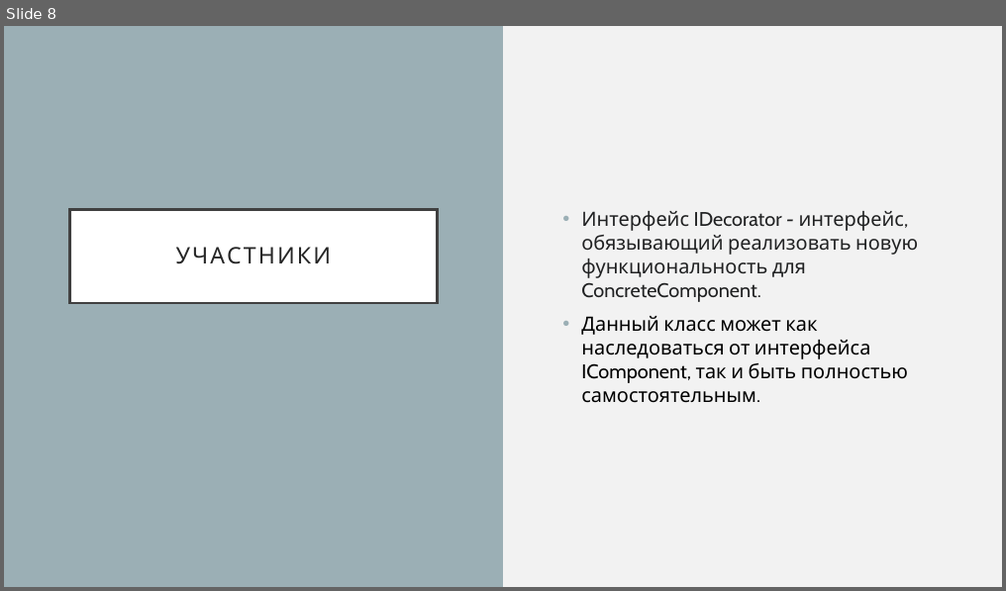
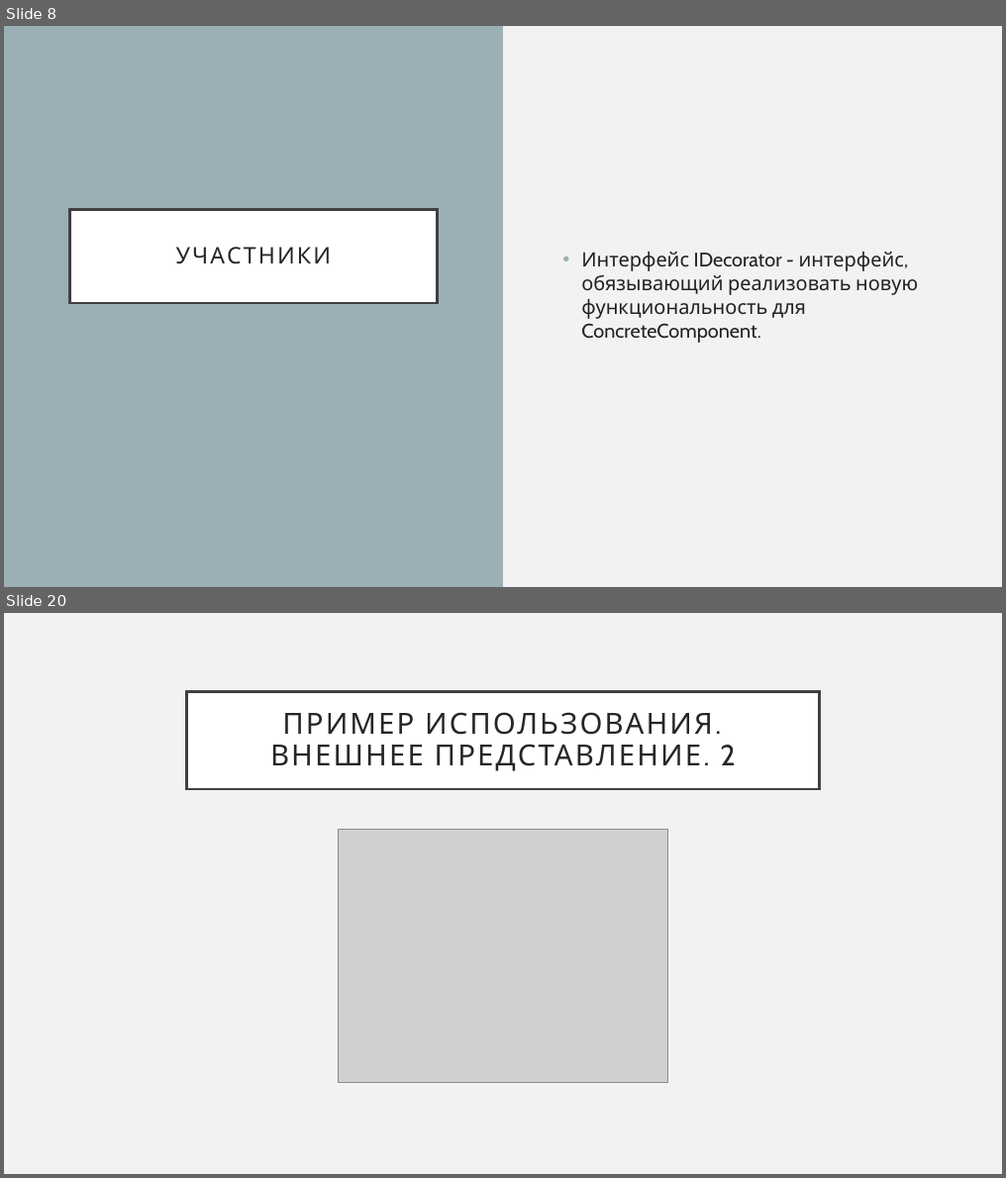
Before and after one commit to NemoNology/New-IT, a slide deck: Lab-s/Patterns/Decorator/Presentation.pptx. Shown one above the other, each under a label of ours: slide 8 before the commit, slides 8 and 20 after it; the slides between them are not shown. The pictures are 1006x591 and 1006x1178 pixels, drawn with LibreOffice and Linux fonts; fonts in the diff are those of the drawing; grey boxes stand for pictures. Boxes give left, top, right and bottom in pixels: in the first picture for what was removed or moved away, otherwise in the second. Text is boxed around its words. In the diff, an @@ line names an element or a change of style, - is before the commit and + after.

```diff
--- a/Lab-s/Patterns/Decorator/Presentation.pptx
+++ b/Lab-s/Patterns/Decorator/Presentation.pptx
@@ slide 20 added at <box>4,613,1002,1174</box>, background #F2F2F2 @@
@@ title added at <box>187,691,819,789</box>, fill #FFFFFF, outline #404040 2.5 pt, 28 pt, text #262626 @@
+ПРИМЕР ИСПОЛЬЗОВАНИЯ. ВНЕШНЕЕ ПРЕДСТАВЛЕНИЕ. 2
@@ picture added at <box>339,830,668,1083</box> @@
@@ slide 8 changed as well @@
@@ text at <box>581,316,908,403</box>: paragraph removed @@
-• Данный класс может как наследоваться от интерфейса IComponent, так и быть полностью самостоятельным.
```
Also in this commit, not shown: 1 other slide changed, 14 other slides added, 4 slides removed.
